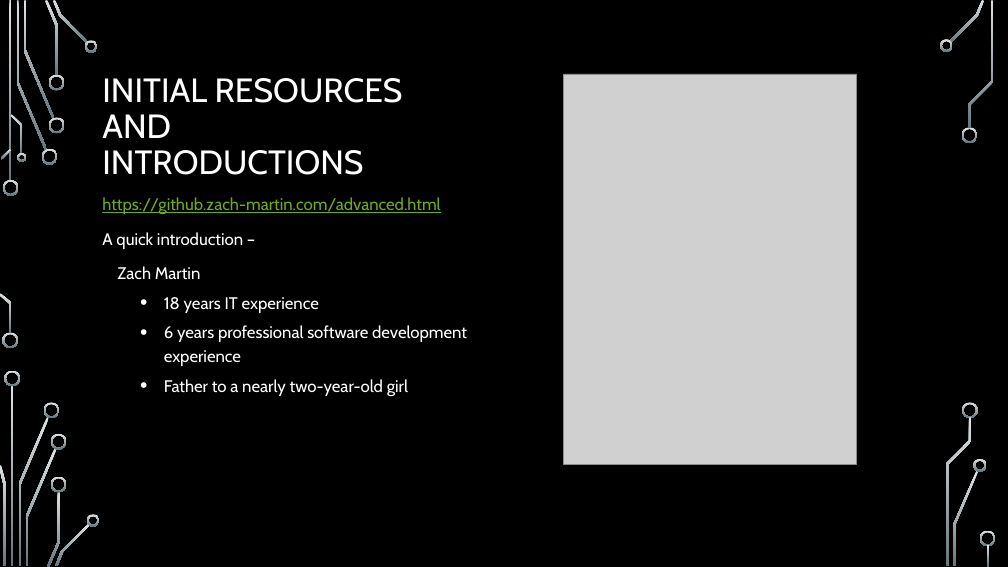
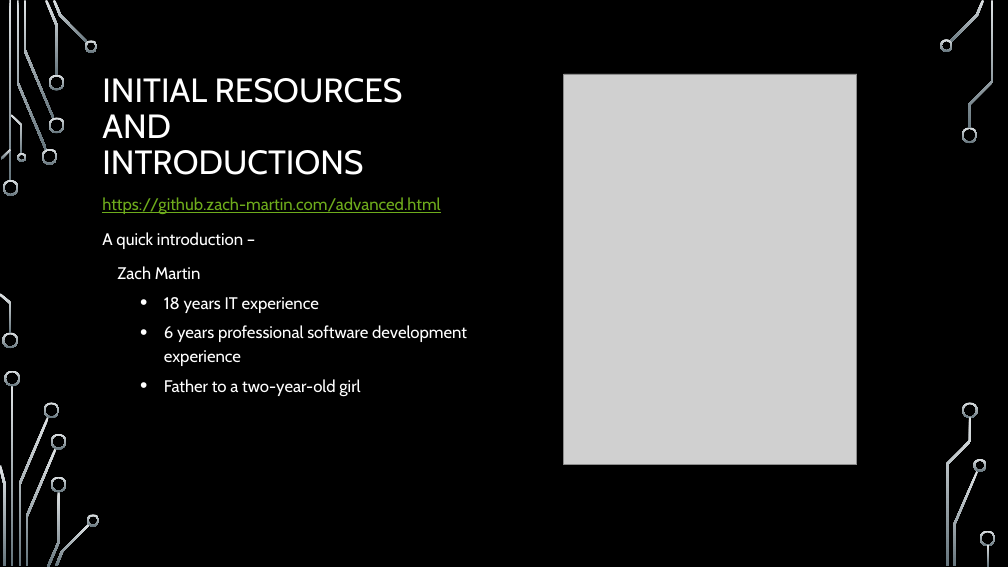
Before and after one commit to onideus/github-101-website, a slide deck: slide 2 of resources/Advanced github topics.pptx. Drawn at 1008x567 pixels with LibreOffice and Linux fonts; fonts in the diff are those of the drawing; grey boxes stand for pictures; background and template pictures are left out. Boxes give left, top, right and bottom in pixels: in the first picture for what was removed or moved away, otherwise in the second. Text is boxed around its words. In the diff, an @@ line names an element or a change of style, - is before the commit and + after.

```diff
--- a/resources/Advanced github topics.pptx
+++ b/resources/Advanced github topics.pptx
@@ text at (x1=164, y1=379, x2=360, y2=396): text changed @@
-  • Father to a nearly two-year-old girl
+  • Father to a two-year-old girl
```
Also in this commit, not shown: 4 other slides changed, 1 other file.
